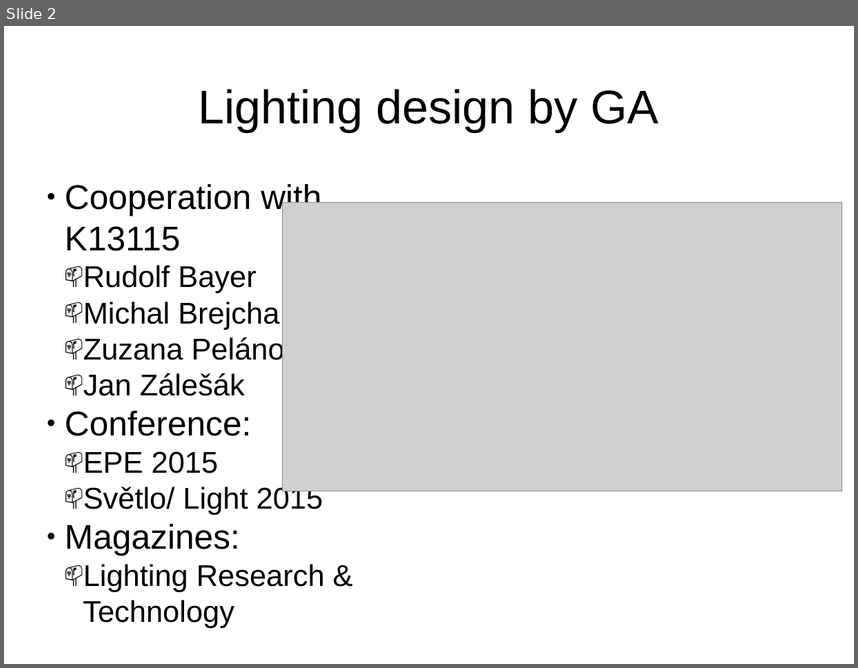
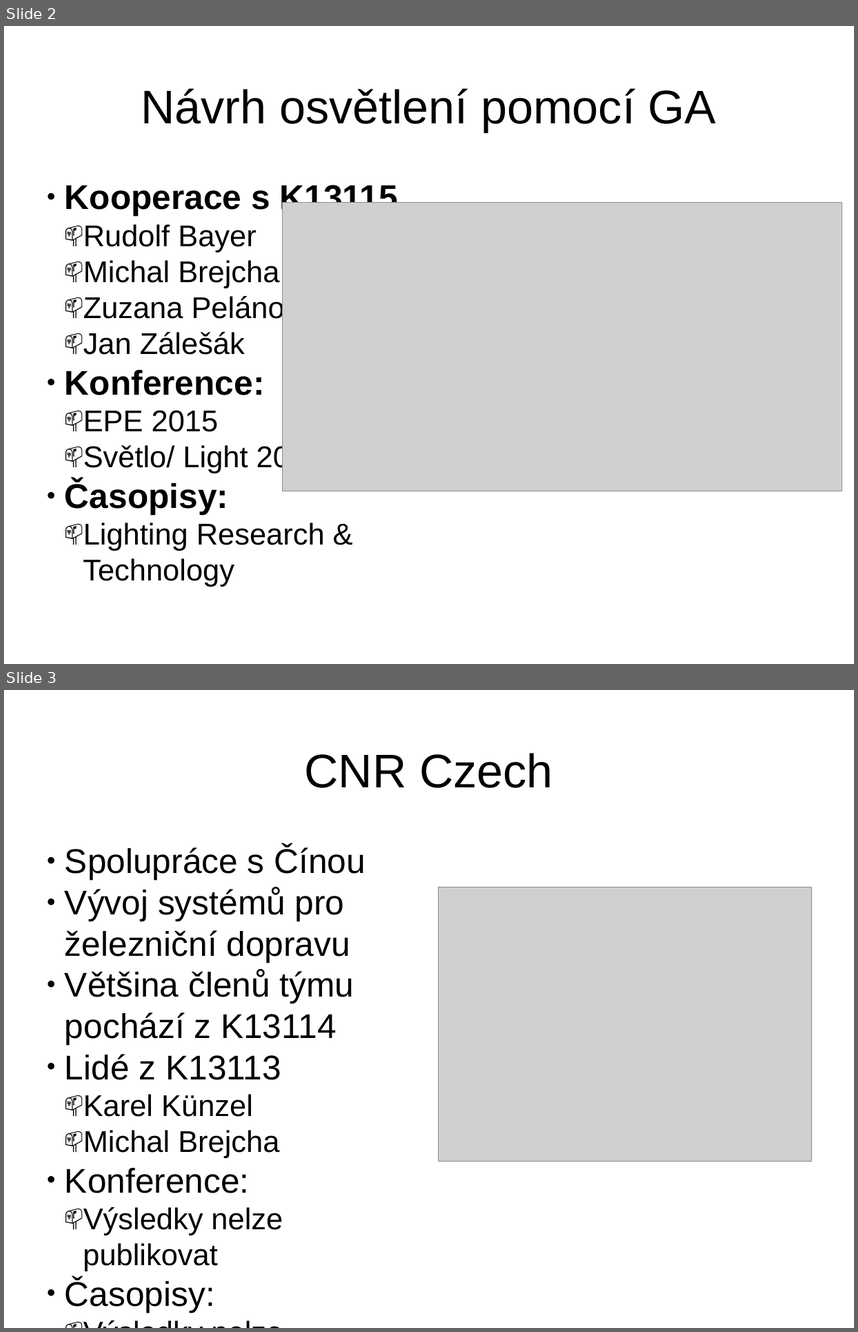
Before and after one commit to brejcmic/CTUProjects, a slide deck: Temesvar2015.pptx. Shown one above the other, each under a label of ours: slide 2 before the commit, slides 2 and 3 after it. The pictures are 858x668 and 858x1332 pixels, drawn with LibreOffice and Linux fonts; fonts in the diff are those of the drawing; grey boxes stand for pictures. Boxes give left, top, right and bottom in pixels: in the first picture for what was removed or moved away, otherwise in the second. Text is boxed around its words. In the diff, an @@ line names an element or a change of style, - is before the commit and + after.

```diff
--- a/Temesvar2015.pptx
+++ b/Temesvar2015.pptx
@@ slide 3 added at [4,690,854,1328], background #FFFFFF @@
@@ text added at [305,753,553,788], 44 pt, text #000000 @@
+CNR Czech
@@ text added at [65,846,366,1312], 32 pt, text #000000 @@
+● Spolupráce s Čínou
+● Vývoj systémů pro železniční dopravu
+● Většina členů týmu pochází z K13114
+● Lidé z K13113
+  📫 Karel Künzel
+  📫 Michal Brejcha
+● Konference:
+  📫 Výsledky nelze publikovat
+● Časopisy:
+  📫 Výsledky nelze publikovat
@@ picture added at [438,887,812,1161] @@
@@ picture added at [438,976,812,1076] @@
@@ slide 2 changed as well @@
@@ text at [141,88,717,132]: text changed @@
-Lighting design by GA
+Návrh osvětlení pomocí GA
@@ text at [65,182,398,216]: text changed; bold on @@
-● Cooperation with K13115
+● Kooperace s K13115
@@ text at [65,370,265,395]: text changed; bold on @@
-● Conference:
+● Konference:
@@ text at [65,480,228,514]: text changed; bold on @@
-● Magazines:
+● Časopisy:
```
Also in this commit, not shown: 1 other slide changed, 1 other slide added, 1 other file.
